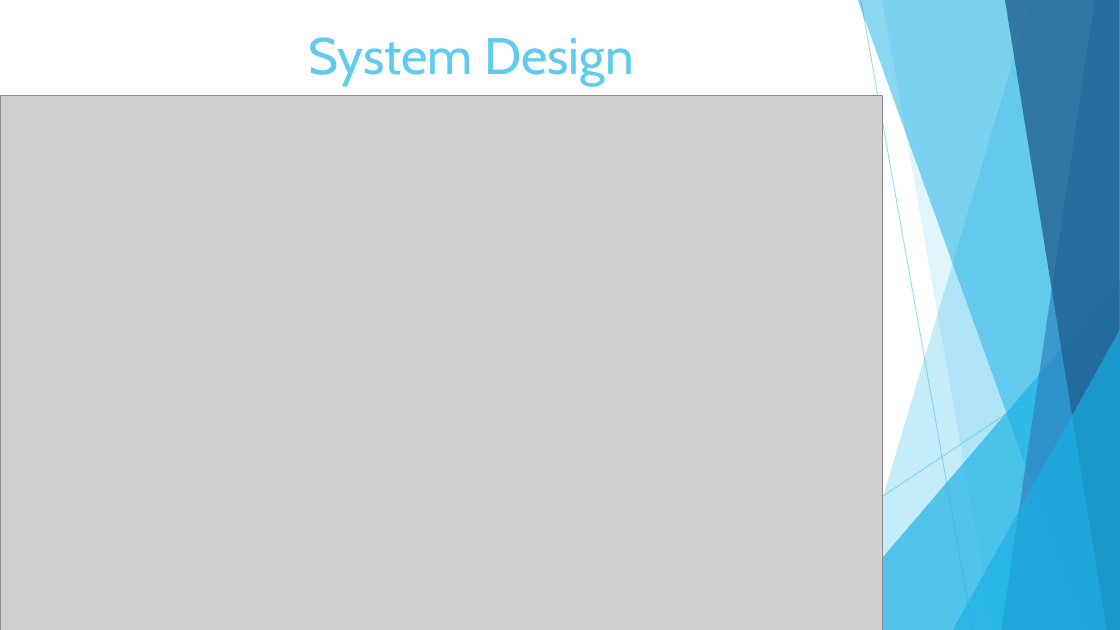
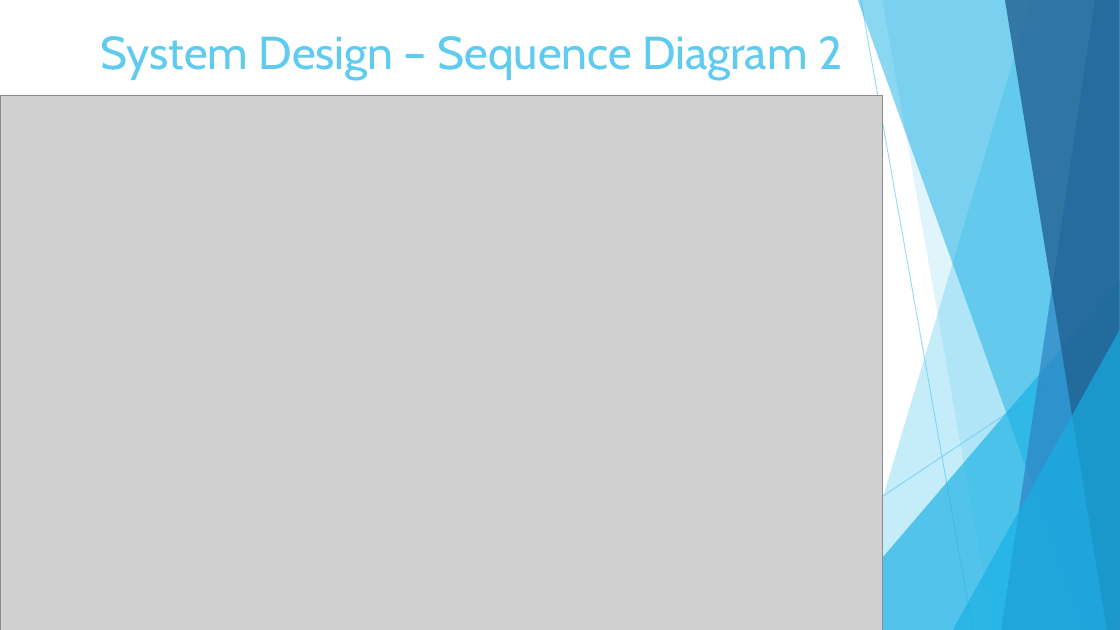
Before and after one commit to cynorfleet/Software-Engineering, a slide deck: slide 9 of DeliveryFiles/Presentations/Final Presentation.pptx. Drawn at 1120x630 pixels with LibreOffice and Linux fonts; fonts in the diff are those of the drawing; grey boxes stand for pictures. Boxes give left, top, right and bottom in pixels: in the first picture for what was removed or moved away, otherwise in the second. Text is boxed around its words. In the diff, an @@ line names an element or a change of style, - is before the commit and + after.

Commit message:
changed slides a bit. New class diagram to accurately represent the application

```diff
--- a/DeliveryFiles/Presentations/Final Presentation.pptx
+++ b/DeliveryFiles/Presentations/Final Presentation.pptx
@@ title at (x1=100, y1=36, x2=842, y2=79): text changed; size 44 to 39.6 pt @@
-System Design
+System Design – Sequence Diagram 2
```
Also in this commit, not shown: 3 other slides changed, 1 slide added, 39 other files.
